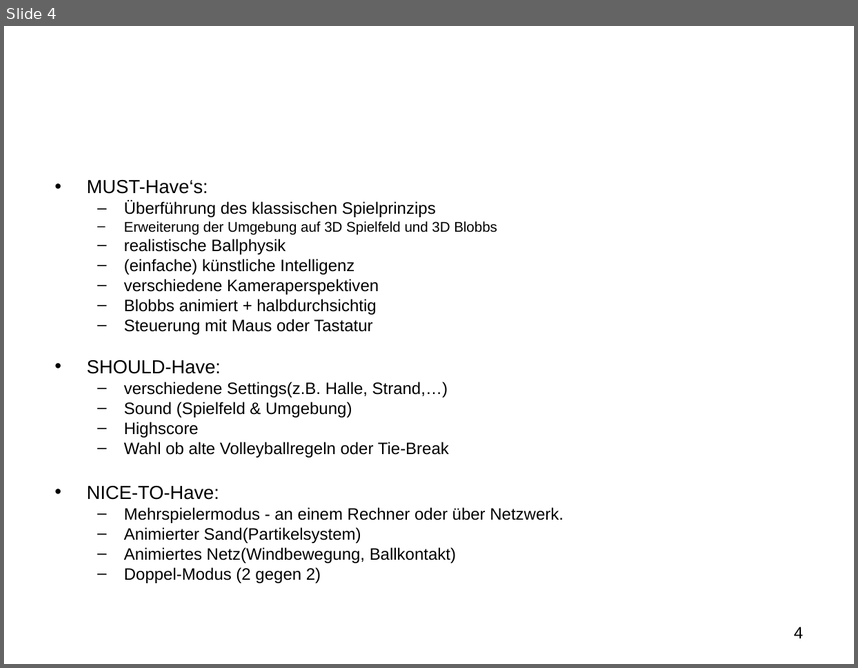
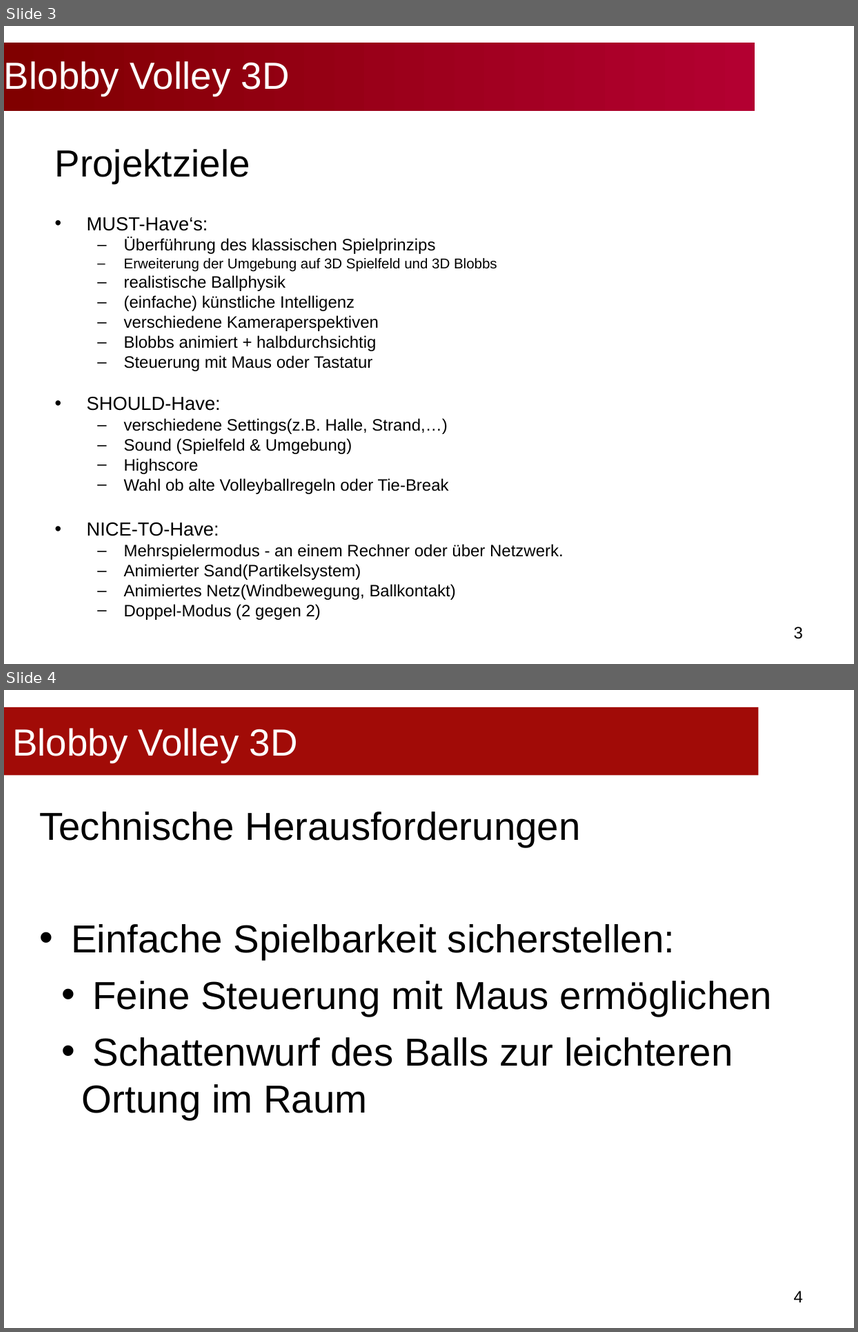
Before and after one commit to bwasty/blobby-volley-3d, a slide deck: Präsentationen/Slides-Konzeptpräsentation.ppt. Shown one above the other, each under a label of ours: slide 4 before the commit, slides 3 and 4 after it. The pictures are 858x668 and 858x1332 pixels, drawn with LibreOffice and Linux fonts; fonts in the diff are those of the drawing; background and template pictures are left out. Boxes give left, top, right and bottom in pixels: in the first picture for what was removed or moved away, otherwise in the second. Text is boxed around its words. In the diff, an @@ line names an element or a change of style, - is before the commit and + after.

```diff
--- a/Präsentationen/Slides-Konzeptpräsentation.ppt
+++ b/Präsentationen/Slides-Konzeptpräsentation.ppt
@@ slide 4 added at bbox=[4, 690, 854, 1328], background #FFFFFF @@
@@ title added at bbox=[4, 707, 759, 775], fill #A10B07, 32 pt, text #FFFFFF @@
+Blobby Volley 3D
@@ text added at bbox=[39, 811, 772, 1119], 33 pt, text #000000 @@
+Technische Herausforderungen
+• Einfache Spielbarkeit sicherstellen:
+  • Feine Steuerung mit Maus ermöglichen
+  • Schattenwurf des Balls zur leichteren Ortung im Raum
@@ page number added at bbox=[794, 1290, 803, 1302], 14 pt, text #000000 @@
+4
@@ what was slide 4 is now slide 3 @@
@@ slide 3 changed as well @@
@@ title added at bbox=[4, 43, 755, 111], fill gradient #B30031 to #800000, 32 pt, text #FFFFFF @@
+Blobby Volley 3D
@@ text "Projektziele": place and size @@
-text "Projektziele" at bbox=[87, 180, 564, 583]
+text "Projektziele" at bbox=[55, 149, 564, 619]
@@ text at bbox=[55, 149, 250, 183]: paragraph added @@
+Projektziele
@@ text at bbox=[87, 217, 221, 536]: indent changed @@
@@ page number at bbox=[794, 626, 803, 639]: text changed @@
-4
+3
```
Also in this commit, not shown: 2 other slides changed, 1 other slide added, 3 slides removed.
